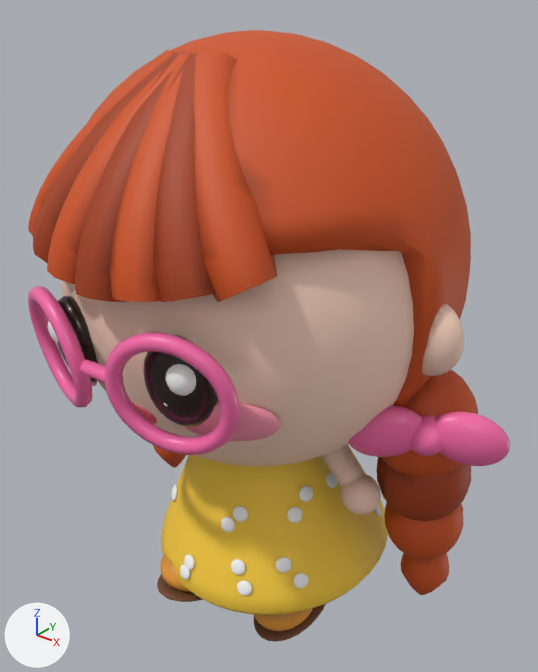
The glTF model models/miw.glb, before and after one commit.
Rendered twice from a 50 mm lens placed at (1.041, -1.338, 1.595), pointed at (-0.018, -0.014, 0.774). Lighting does not change. The marker at lower left points along +X, +Y and +Z. The older version comes first. Where no turn or scale is listed for an object, it has been applied to the vertices. Vertices at exactly the same position are counted once.

Objects in the first picture: 'braid_R0', 'braid_R1', 'braid_R2', 'braid_tip_L', 'braid_tip_R', 'bridge', 'dress', 'eye_L', 'eye_R', 'face', 'fringe_0', 'fringe_1', 'fringe_2', 'fringe_3', 'fringe_4', 'fringe_5', 'fringe_6', 'hair', 'lens_L', 'lens_R', 'shine_R', 'sole_L', 'sole_R' and 24 more.
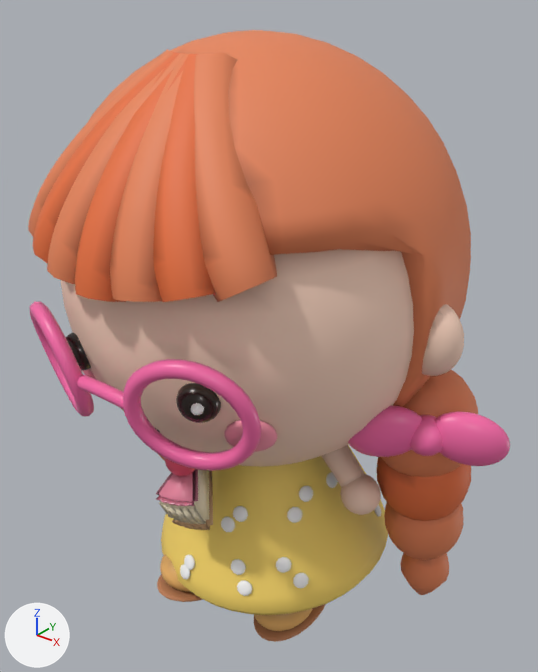
Where the newer file only moved an object's origin or applied its transform, the numbers keep the older frame.

Location of each change, (x1, y1, x2, y2) in pixels of the pictures (538 x 672 px; the box of a moved part takes in the faces that stretch with it):
'hair', surface changed (lighter)
    both: (87, 30, 471, 407)
'dress', surface changed
    both: (161, 456, 388, 615)
'fringe_6', surface changed (lighter)
    both: (194, 52, 277, 302)
'lens_R', moved, turned
    before: (104, 332, 240, 455)
    after: (123, 359, 261, 471)
'fringe_5', surface changed (brown to orange)
    both: (153, 54, 215, 302)
'fringe_4', surface changed (lighter)
    both: (110, 54, 189, 302)
'fringe_3', surface changed (brown to orange)
    both: (75, 53, 187, 302)
'fringe_2', surface changed
    both: (47, 52, 186, 284)
'lens_L', moved, turned
    before: (28, 286, 93, 407)
    after: (30, 301, 94, 417)
'braid_R1', surface changed (lighter)
    both: (376, 457, 471, 521)
'braid_R0', surface changed (lighter)
    both: (381, 370, 478, 477)
'eye_R', reshaped (39% narrower, 56% shorter)
    before: (143, 335, 218, 427)
    after: (176, 383, 221, 423)
'fringe_1', surface changed
    both: (33, 51, 179, 263)
'braid_R2', surface changed (lighter)
    both: (384, 502, 463, 560)
'fringe_0', surface changed
    both: (28, 49, 173, 237)
'braid_tip_R', surface changed (lighter)
    both: (400, 553, 449, 595)
'eye_L', reshaped
    before: (57, 296, 98, 382)
    after: (66, 332, 91, 370)
'slice_cream', added (brown)
    after: (159, 470, 209, 524)
'bridge', reshaped
    before: (80, 359, 124, 384)
    after: (77, 375, 124, 409)
'slice_glaze', added (pink)
    after: (156, 469, 198, 506)
'sole_R', surface changed (lighter)
    both: (254, 604, 326, 642)
'sole_L', surface changed (lighter)
    both: (157, 574, 203, 602)
'slice_crust', added (brown)
    after: (172, 471, 213, 530)
'braid_tip_L', surface changed
    both: (153, 445, 186, 468)
'slice_berry', added
    after: (165, 458, 195, 476)
part 3 of me_shine_r, moved or reshaped
    before: (165, 364, 196, 396)
    after: (191, 403, 204, 415)
part 4 of me_bridge, moved or reshaped
    before: (80, 359, 124, 384)
    after: (77, 375, 124, 409)
part 5 of me_bridge, recoloured
    before: (83, 359, 100, 367)
    after: (84, 377, 121, 391)

Edits to the bpy script that builds the scene:
```text
Change mat_hair:
    where n2 = _N.new('ShaderNodeMix'); n2.name = 'Mix'
    n2.inputs[7].default_value: (0.644, 0.0887, 0.0116, 1.0) -> (0.815, 0.238, 0.102, 1.0)  # 'B', orange #d2541c -> 'B', orange #e9865a
Change mat_hairdark:
    where n2 = _N.new('ShaderNodeMix'); n2.name = 'Mix'
    n2.inputs[7].default_value: (0.392, 0.0497, 0.00605, 1.0) -> (0.826, 0.169, 0.0491, 1.0)  # 'B', brown #a83f12 -> 'B', orange #ea723f
Change mat_dress:
    where n2 = _N.new('ShaderNodeMix'); n2.name = 'Mix'
    n2.inputs[7].default_value: (1.0, 0.644, 0.0497, 1.0) -> (1.0, 0.72, 0.15, 1.0)  # 'B', yellow #ffd23f -> 'B', yellow #ffdd6c
Change mat_sole:
    where n2 = _N.new('ShaderNodeMix'); n2.name = 'Mix'
    n2.inputs[7].default_value: (0.195, 0.0685, 0.0232, 1.0) -> (0.562, 0.231, 0.0984, 1.0)  # 'B', brown #7a4a2a -> 'B', orange #c68458
Add mat_glaze:
    mat_glaze = bpy.data.materials.new('glaze')
    # nodes: BsdfPrincipled, Mix, OutputMaterial, VertexColor
    # colours: pink #f48fa8, mixed with the vertex colours
Add mat_crust:
    mat_crust = bpy.data.materials.new('crust')
    # nodes: BsdfPrincipled, Mix, OutputMaterial, VertexColor
    # colours: beige #d8ac7e, mixed with the vertex colours
Add mat_cake:
    mat_cake = bpy.data.materials.new('cake')
    # nodes: BsdfPrincipled, Mix, OutputMaterial, VertexColor
    # colours: beige #fff0cf, mixed with the vertex colours
Add mat_berry:
    mat_berry = bpy.data.materials.new('berry')
    # nodes: BsdfPrincipled, Mix, OutputMaterial, VertexColor
    # colours: red #ef5470, mixed with the vertex colours
Change me_eye_l:
    remove me_eye_l.from_pydata(...)  # 266 vertices, 528 faces; spans x -0.074..0.074, y -0.051..0.051, z -0.104..0.104
    add me_eye_l.from_pydata(...)  # 266 vertices, 528 faces; spans x -0.07..0.017, y -0.021..0.058, z -0.087..0.002
    me_eye_l part 1: the whole mesh is multiplied about its middle by the matrix ((0.614, 0.132, 0.008), (0.037, 0.805, 0.021), (0.037, 0.133, 0.44)), then moved by (-0.027, 0.019, -0.042)
Change me_eye_r:
    remove me_eye_r.from_pydata(...)  # 266 vertices, 528 faces; spans x -0.074..0.074, y -0.051..0.051, z -0.104..0.104
    add me_eye_r.from_pydata(...)  # 266 vertices, 528 faces; spans x -0.016..0.071, y -0.021..0.059, z -0.086..0.002
    me_eye_r part 2: the whole mesh is multiplied about its middle by the matrix ((0.615, -0.135, -0.005), (-0.038, 0.805, 0.021), (-0.034, 0.13, 0.439)), then moved by (0.027, 0.019, -0.042)
Change me_shine_r:
    remove me_shine_r.from_pydata(...)  # 266 vertices, 528 faces; spans x -0.0315..0.0315, y -0.0266..0.0266, z -0.0366..0.0366
    add me_shine_r.from_pydata(...)  # 266 vertices, 528 faces; spans x 0.0039..0.0343, y 0.0025..0.0389, z -0.0798..-0.0507
    me_shine_r part 3: the whole mesh is multiplied about its middle by the matrix ((0.487, -0.134, 0.01), (-0.074, 0.694, -0.022), (-0.04, 0.117, 0.393)), then moved by (0.0191, 0.0207, -0.0653)
Change me_bridge:
    remove me_bridge.from_pydata(...)  # 120 vertices, 236 faces; spans x -0.0589..0.0616, y -0.4964..-0.4636, z -0.0801..-0.0452
    add me_bridge.from_pydata(...)  # 120 vertices, 236 faces; spans x -0.0691..0.0727, y -0.4878..-0.4539, z -0.1276..-0.0925
    me_bridge part 4: 120 of 120 vertices moved; they spanned x -0.0589..0.0616, y -0.4964..-0.4636, z -0.0801..-0.0452 and now span x -0.0691..0.0727, y -0.4878..-0.4539, z -0.1276..-0.0925; mean shift (0.0005, 0.009, -0.0474)
    me_bridge part 5: 80 kept faces spanning x -0.0688..0.0692, y -0.4847..-0.4539, z -0.1276..-0.0925 get new vertex colours
Change ob_lens_l:
    ob_lens_l.location: (-0.132, -0.353, -0.0224) -> (-0.155, -0.34, -0.0598)
    ob_lens_l.rotation_euler: (1.625, 0.0, -0.324) -> (1.716, 0.0, -0.388)  # degrees (93, 0, -19) -> degrees (98, 0, -22)
Change ob_lens_r:
    ob_lens_r.location: (0.132, -0.353, -0.0224) -> (0.155, -0.34, -0.0598)
    ob_lens_r.rotation_euler: (1.625, 0.0, 0.324) -> (1.716, 0.0, 0.388)  # degrees (93, 0, 19) -> degrees (98, 0, 22)
Add ob_slice_glaze:
    ob_slice_glaze = bpy.data.objects.new('slice_glaze', me_slice_glaze)  # 100 vertices, 196 faces; spans x 0.0164..0.1166, y -0.2207..-0.073, z 0.0402..0.1231
    ob_slice_glaze.location = (-0.042, -0.21, 0.475)
Add ob_slice_crust:
    ob_slice_crust = bpy.data.objects.new('slice_crust', me_slice_crust)  # 100 vertices, 196 faces; spans x 0.001..0.103, y -0.164..-0.012, z -0.078..0.015
    ob_slice_crust.location = (-0.042, -0.21, 0.475)
Add ob_slice_cream:
    ob_slice_cream = bpy.data.objects.new('slice_cream', me_slice_cream)  # 100 vertices, 196 faces; spans x 0.005..0.114, y -0.211..-0.028, z -0.048..0.104
    ob_slice_cream.location = (-0.042, -0.21, 0.475)
Add ob_slice_berry:
    ob_slice_berry = bpy.data.objects.new('slice_berry', me_slice_berry)  # 546 vertices, 1088 faces; spans x -0.0377..0.0377, y -0.0395..0.0395, z -0.0439..0.0439
    ob_slice_berry.location = (0.006, -0.363, 0.603)
```
